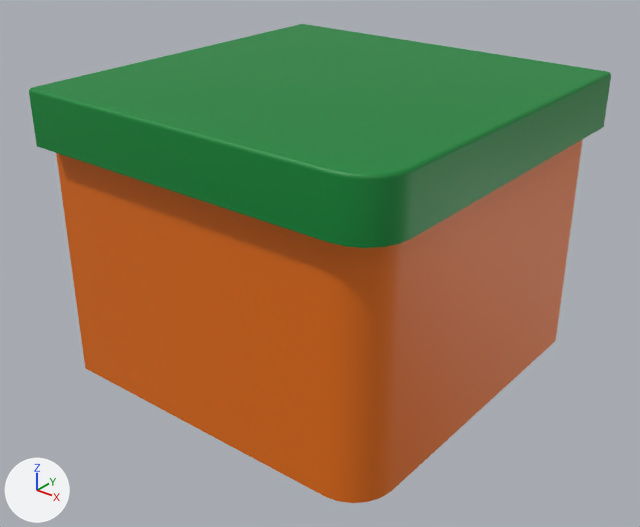
The FBX model Assets/_ProjectFiles/Environment/Models/Blocks/one_corner.fbx as it was, and as the next commit left it.
One viewpoint serves both versions: a 50 mm lens placed at (1.307, -1.67, 1.336), pointed at (0.005, -0.043, 0.327). The axes (+X, +Y, +Z) are drawn at lower left. The lights are the same throughout. The older version comes first. Where no turn or scale is listed for an object, it has been applied to the vertices.
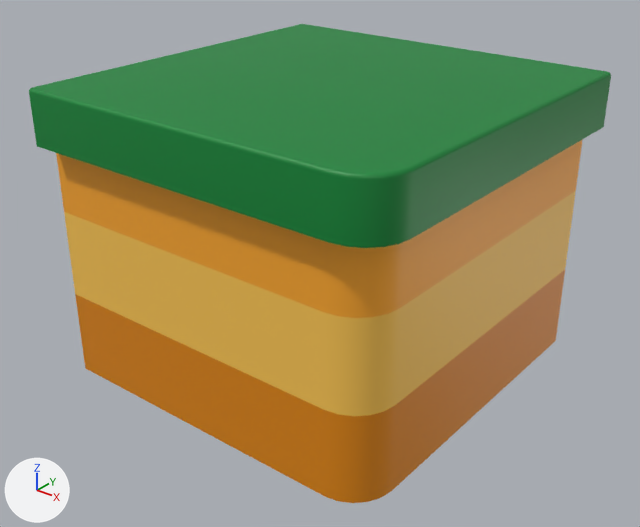
What differs and where, as boxes (x1, y1, x2, y2) in the pictures (640 x 527 px):
```json
{"object": "Cube.010", "change": "recoloured, surface changed", "before": [54, 139, 583, 503], "after": [54, 139, 583, 503]}
{"part": 1, "of": "me_cube_006", "change": "recoloured", "before": [56, 139, 583, 503], "after": [56, 139, 583, 503]}
{"part": 2, "of": "me_cube_006", "change": "surface changed", "before": [56, 139, 583, 503], "after": [56, 139, 583, 503]}
```

Edits to the scene script, one JSON object a line:
```json
{"op": "add", "block": "img_stripes1_png", "code": ["img_stripes1_png = load_image('stripes1.png', 'stripes1.png', 256, 256, 'sRGB')"]}
{"op": "add", "block": "mat_material", "code": ["mat_material = principled_material('Material')", "mat_material.texture = img_stripes1_png"]}
{"block": "me_cube_006", "where": "me_cube_006.from_pydata(...)  # 89 vertices, 75 faces; spans x -0.5..0.5, y -0.5..0.5, z 0.006..0.801"}
{"block": "me_cube_006", "where": "# used by ob_cube_010; location = (0.0, 0.0, 0.0)"}
{"block": "me_cube_006", "change": "me_cube_006 part 1: all 11 faces that had it switch from mat_orange_009 (orange #e76f0d) to mat_material (picture img_stripes1_png)"}
{"block": "me_cube_006", "change": "me_cube_006 part 2: texture (UV) coordinates of 11 of 75 faces, centred in x -0.5..0.449, y -0.449..0.5, z 0.333, changed; they spanned u 0.38..0.58, v 0.0..1.0 and now span u -2.62..2.8, v 0.03..0.97"}
```
